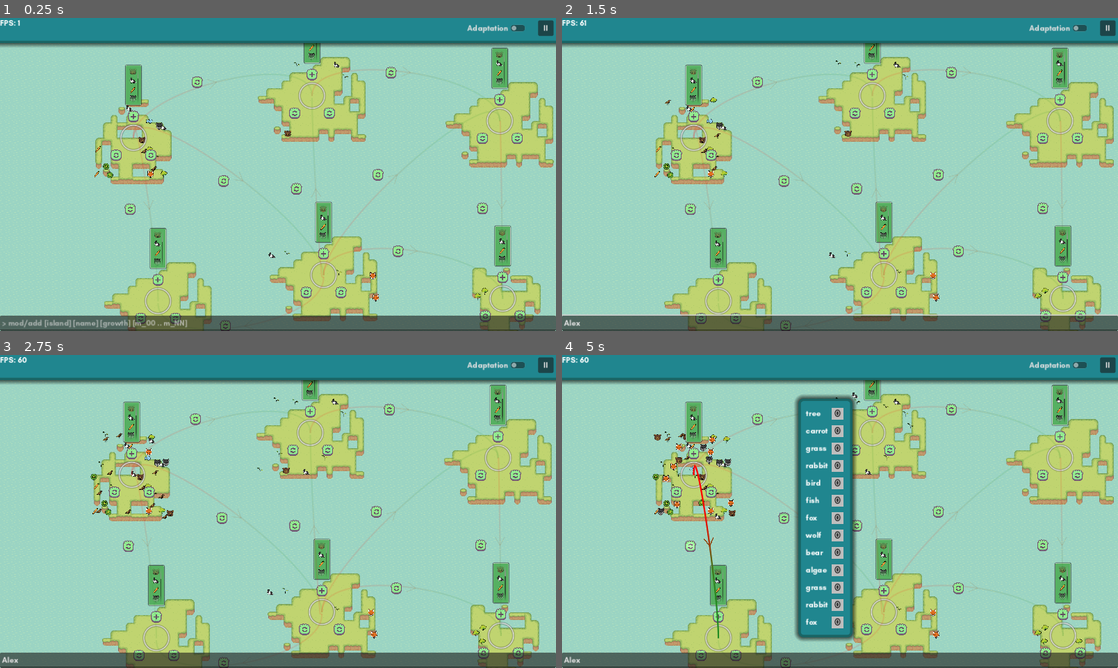
Above: before the commit, frames 1-4 (two rows, left to right).
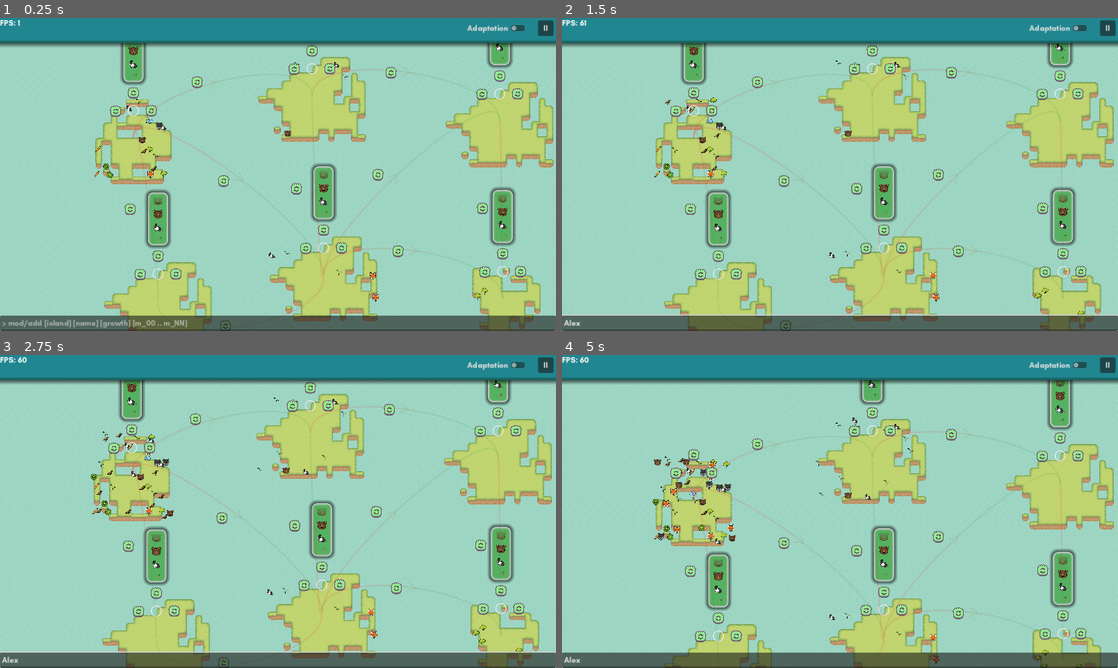
Above: after the commit, the same moments.

Repository: quimnuss/eco
Game: Godot game, scene res://scenes/world5.tscn
Two runs of this game, one before a commit and one after it. Both use one fixed random seed, a clock stepped at 60 frames per second and the inputs below.
Inputs (mouse positions are in pixels of both pictures, inside the frame that each line leads up to):
- Up to frame 1 (0.25 s): no input
- Up to frame 2 (1.5 s): click (840, 324) at 0.52 s; type "Alex" at 0.6 s; click (695, 36) at 1.27 s
- Up to frame 3 (2.75 s): click (116, 492) at 2.02 s
- Up to frame 4 (5 s): click (712, 492) at 2.77 s; click (695, 430) at 3.52 s; tap Enter at 4.25 s; drag from (784, 517) to (689, 545) at 4.27 s

The runs differ from the first frame. In frame 1, 6.9% of the frame differs, in the area x 19-95%, y 8-98%; in frame 2, 6.9%; in frame 3, 7.3%; in frame 4, 30%, in the area x 16-100%, y 8-100%.

Commit message:
fix: button plus controls wip

Diff:
--- a/actors/island.gd
+++ b/actors/island.gd
@@ -7,7 +7,6 @@
 @export var glv_sample : GLVSample
 @export var global_glv_sample : GLVSample = preload("res://data/3_sample_2_negative_growth.tres")
 
-@onready var highlight : Polygon2D = $Highlight
 @onready var tile_map = $TileMap
 @onready var collision_shape_2d = $Area2D/CollisionShape2D
 
@@ -109,15 +108,17 @@
         glv.add_species(species_name)
 
 func _on_area_2d_island_clicked():
-    if not pops.visible:
-        pops.visible = true
-        lifeform_spawner.modulate.a = 0.4
-    elif not species_grid.visible:
-        species_grid.visible = true
-    else:
-        pops.visible = false
-        species_grid.visible = false
-        lifeform_spawner.modulate.a = 1
+    pass
+    #$Control.visible = not $Control.visible
+    #if not pops.visible:
+        #pops.visible = true
+        #lifeform_spawner.modulate.a = 0.4
+    #elif not species_grid.visible:
+        #species_grid.visible = true
+    #else:
+        #pops.visible = false
+        #species_grid.visible = false
+        #lifeform_spawner.modulate.a = 1
 
 
 func _on_glv_densities_update(new_densities : Array[float]):
--- a/actors/island.tscn
+++ b/actors/island.tscn
@@ -7,16 +7,17 @@
 [ext_resource type="Script" path="res://scripts/highlighter.gd" id="5_hc6sn"]
 [ext_resource type="PackedScene" uid="uid://cxdx1cm2a7b4t" path="res://ui/species_grid.tscn" id="6_e82f1"]
 [ext_resource type="Script" path="res://actors/lifeform_spawner.gd" id="7_a8cui"]
-[ext_resource type="PackedScene" uid="uid://cesj64wqtgr6c" path="res://ui/button_2d.tscn" id="7_oa0sx"]
+[ext_resource type="Script" path="res://ui/island_control.gd" id="7_r1y20"]
 [ext_resource type="PackedScene" uid="uid://de6eq5x0khmdp" path="res://ui/species_scrollbox.tscn" id="8_nonig"]
 [ext_resource type="Texture2D" uid="uid://dch4bvus558qh" path="res://assets/icons/Grass-Buttons-return2.png" id="9_idtc0"]
+[ext_resource type="Texture2D" uid="uid://c6squx5ymrct6" path="res://assets/icons/Grass-Buttons-pressed-return2.png" id="9_nxwra"]
 
-[sub_resource type="Gradient" id="Gradient_trq5i"]
-offsets = PackedFloat32Array(0.507042, 0.584507, 0.647887)
-colors = PackedColorArray(0, 0, 0, 0, 1, 1, 1, 1, 0, 0, 0, 0)
+[sub_resource type="Gradient" id="Gradient_do1wx"]
+offsets = PackedFloat32Array(0.326134, 0.388769, 0.449244, 1)
+colors = PackedColorArray(1, 1, 1, 0, 1, 1, 1, 1, 0.560784, 0.560784, 0.560784, 0, 0, 0, 0, 0)
 
-[sub_resource type="GradientTexture2D" id="GradientTexture2D_k4nnm"]
-gradient = SubResource("Gradient_trq5i")
+[sub_resource type="GradientTexture2D" id="GradientTexture2D_cm6o2"]
+gradient = SubResource("Gradient_do1wx")
 fill = 1
 fill_from = Vector2(0.5, 0.5)
 metadata/_snap_enabled = true
@@ -60,44 +61,85 @@
 offset_bottom = -91.0
 grow_vertical = 0
 
-[node name="Highlight" type="Polygon2D" parent="."]
-texture = SubResource("GradientTexture2D_k4nnm")
-texture_offset = Vector2(32, 32)
-polygon = PackedVector2Array(-122, -114, 146, -113, 147, 118, -122, 116, -122, -63.8913)
-
-[node name="Button2D" parent="Highlight" instance=ExtResource("7_oa0sx")]
-position = Vector2(0, -44)
-button_type = 1
-
-[node name="SpeciesScrollbox" parent="Highlight/Button2D" instance=ExtResource("8_nonig")]
+[node name="SpeciesScrollbox" parent="." instance=ExtResource("8_nonig")]
 anchors_preset = 7
 anchor_left = 0.5
 anchor_top = 1.0
 anchor_right = 0.5
 anchor_bottom = 1.0
-offset_left = -50.0
-offset_top = -420.0
-offset_right = 50.0
-offset_bottom = -100.0
-grow_horizontal = 2
+offset_left = -16.0
+offset_top = -220.0
+offset_right = 16.0
+offset_bottom = -120.0
 grow_vertical = 0
 size_flags_vertical = 8
 
-[node name="TextureButton" type="TextureButton" parent="Highlight"]
-offset_left = -48.0
-offset_top = 24.0
-offset_right = -24.0
-offset_bottom = 48.0
+[node name="Control" type="Control" parent="."]
+layout_mode = 3
+anchors_preset = 8
+anchor_left = 0.5
+anchor_top = 0.5
+anchor_right = 0.5
+anchor_bottom = 0.5
+offset_left = -20.0
+offset_top = -112.0
+offset_right = 20.0
+offset_bottom = -72.0
+grow_horizontal = 2
+grow_vertical = 2
+script = ExtResource("7_r1y20")
+
+[node name="TextureRect" type="TextureRect" parent="Control"]
+layout_mode = 0
+offset_top = 36.0
+offset_right = 40.0
+offset_bottom = 76.0
+texture = SubResource("GradientTexture2D_cm6o2")
+expand_mode = 1
+
+[node name="Radial" type="Control" parent="Control"]
+layout_mode = 3
+anchors_preset = 0
+offset_left = 20.0
+offset_top = 56.0
+offset_right = 60.0
+offset_bottom = 96.0
+focus_mode = 2
+mouse_filter = 2
+
+[node name="TextureButton" type="TextureButton" parent="Control/Radial"]
+layout_mode = 0
+offset_left = -49.0
+offset_top = -11.0
+offset_right = -25.0
+offset_bottom = 13.0
+toggle_mode = true
 texture_normal = ExtResource("9_idtc0")
+texture_pressed = ExtResource("9_nxwra")
 ignore_texture_size = true
 stretch_mode = 0
 
-[node name="TextureButton2" type="TextureButton" parent="Highlight"]
-offset_left = 24.0
-offset_top = 24.0
-offset_right = 48.0
-offset_bottom = 48.0
+[node name="TextureButton2" type="TextureButton" parent="Control/Radial"]
+layout_mode = 0
+offset_left = 25.0
+offset_top = -12.0
+offset_right = 49.0
+offset_bottom = 12.0
+toggle_mode = true
 texture_normal = ExtResource("9_idtc0")
+texture_pressed = ExtResource("9_nxwra")
+ignore_texture_size = true
+stretch_mode = 0
+
+[node name="TextureButton3" type="TextureButton" parent="Control/Radial"]
+layout_mode = 0
+offset_left = -12.0
+offset_top = -49.0
+offset_right = 12.0
+offset_bottom = -25.0
+toggle_mode = true
+texture_normal = ExtResource("9_idtc0")
+texture_pressed = ExtResource("9_nxwra")
 ignore_texture_size = true
 stretch_mode = 0
 
@@ -114,5 +156,12 @@
 [connection signal="species_changed" from="GLV" to="SpeciesGrid" method="_on_glv_species_changed"]
 [connection signal="change_growth" from="SpeciesGrid" to="GLV" method="change_growth"]
 [connection signal="change_mutuality" from="SpeciesGrid" to="GLV" method="change_mutuality"]
-[connection signal="toggled" from="Highlight/Button2D" to="Highlight/Button2D/SpeciesScrollbox" method="_on_button_2d_toggled"]
+[connection signal="gui_input" from="Control" to="Control" method="_on_gui_input"]
+[connection signal="mouse_entered" from="Control" to="Control" method="_on_mouse_entered"]
+[connection signal="mouse_exited" from="Control" to="Control" method="_on_mouse_exited"]
+[connection signal="toggled" from="Control/Radial/TextureButton" to="Control" method="_on_texture_button_toggled"]
+[connection signal="toggled" from="Control/Radial/TextureButton2" to="Control" method="_on_texture_button_2_toggled"]
+[connection signal="toggled" from="Control/Radial/TextureButton3" to="Control" method="_on_texture_button_3_toggled"]
 [connection signal="island_clicked" from="Area2D" to="." method="_on_area_2d_island_clicked"]
+[connection signal="mouse_entered" from="Area2D" to="Control" method="_on_mouse_entered"]
+[connection signal="mouse_exited" from="Area2D" to="Control" method="_on_mouse_exited"]
--- a/scripts/highlighter.gd
+++ b/scripts/highlighter.gd
@@ -1,21 +1,13 @@
 extends Area2D
 
-@onready var highlight : Polygon2D = $"../Highlight"
-
 signal island_clicked
+@onready var control = $"../Control"
 
 func _ready():
-    mouse_entered.connect(_on_mouse_entered)
-    mouse_exited.connect(_on_mouse_exited)
+    pass
 
 func _input_event(viewport, event, _shape_idx):
     if event is InputEventMouseButton and event.button_index == MOUSE_BUTTON_LEFT:
-        if event.pressed and highlight.visible:
+        if event.pressed and control.is_hovered:
             island_clicked.emit()
-            viewport.set_input_as_handled()
-
-func _on_mouse_entered():
-    highlight.visible = true
-
-func _on_mouse_exited():
-    highlight.visible = false
+            #viewport.set_input_as_handled()
--- /dev/null
+++ b/ui/island_control.gd
@@ -0,0 +1,44 @@
+extends Control
+
+var is_hovered := false
+var is_selected := false
+
+func _ready():
+    add_to_group('island_selectors')
+
+func _on_mouse_entered():
+    is_hovered = true
+    $TextureRect.visible = true
+
+
+func _on_mouse_exited():
+    is_hovered = false
+    if not is_selected:
+        $TextureRect.visible = false
+
+func deselect():
+    if not is_hovered:
+        is_selected = false
+        $Radial.visible = false
+        $TextureRect.visible = false
+
+func _on_texture_button_toggled(toggled_on):
+    $"../Pops".visible = toggled_on
+
+
+func _on_texture_button_2_toggled(toggled_on):
+    $"../SpeciesGrid".visible = toggled_on
+
+
+func _on_gui_input(event):
+    if event is InputEventMouseButton and event.is_pressed():
+        if event.button_index == MOUSE_BUTTON_LEFT:
+            is_selected = not is_selected
+            $Radial.visible = is_selected
+            get_tree().call_group('island_selectors', 'deselect')
+
+
+
+
+func _on_texture_button_3_toggled(toggled_on):
+    $"../SpeciesScrollbox".visible = toggled_on
--- a/ui/scrollbox_stylebox.tres
+++ b/ui/scrollbox_stylebox.tres
@@ -1,10 +1,10 @@
 [gd_resource type="StyleBoxFlat" format=3 uid="uid://dshhldwlwy602"]
 
 [resource]
-content_margin_left = 10.0
-content_margin_top = 10.0
-content_margin_right = 10.0
-content_margin_bottom = 10.0
+content_margin_left = 0.0
+content_margin_top = 0.0
+content_margin_right = 0.0
+content_margin_bottom = 0.0
 bg_color = Color(0.337255, 0.690196, 0.380392, 1)
 border_width_left = 5
 border_width_top = 5
--- a/ui/species_scrollbox.tscn
+++ b/ui/species_scrollbox.tscn
@@ -1,7 +1,8 @@
-[gd_scene load_steps=5 format=3 uid="uid://de6eq5x0khmdp"]
+[gd_scene load_steps=6 format=3 uid="uid://de6eq5x0khmdp"]
 
 [ext_resource type="Script" path="res://ui/species_scrollbox.gd" id="1_1jior"]
 [ext_resource type="StyleBox" uid="uid://dshhldwlwy602" path="res://ui/scrollbox_stylebox.tres" id="1_o0tk3"]
+[ext_resource type="Script" path="res://ui/species_texture_button.gd" id="3_uc0q0"]
 
 [sub_resource type="Gradient" id="Gradient_xf4kk"]
 offsets = PackedFloat32Array(0, 0.213823, 0.740821, 1)
@@ -9,37 +10,35 @@
 
 [sub_resource type="GradientTexture2D" id="GradientTexture2D_mk7p7"]
 gradient = SubResource("Gradient_xf4kk")
-width = 100
-height = 300
 fill_from = Vector2(0.5, 1)
 fill_to = Vector2(0.5, 0)
 metadata/_snap_enabled = true
 
 [node name="PanelContainer" type="PanelContainer"]
-offset_left = 10.0
-offset_top = 10.0
-offset_right = 10.0
-offset_bottom = 10.0
+custom_minimum_size = Vector2(32, 100)
+offset_right = 32.0
+offset_bottom = 100.0
+size_flags_horizontal = 4
+size_flags_vertical = 4
 theme_override_styles/panel = ExtResource("1_o0tk3")
 script = ExtResource("1_1jior")
 
 [node name="TextureRect" type="TextureRect" parent="."]
 clip_children = 1
-custom_minimum_size = Vector2(80, 300)
+custom_minimum_size = Vector2(32, 100)
 layout_mode = 2
-size_flags_horizontal = 3
 size_flags_vertical = 3
 texture = SubResource("GradientTexture2D_mk7p7")
+expand_mode = 1
 
 [node name="SpeciesScrollbox" type="ScrollContainer" parent="TextureRect"]
-custom_minimum_size = Vector2(80, 300)
+clip_contents = false
+custom_minimum_size = Vector2(32, 100)
 layout_mode = 1
-anchors_preset = 13
-anchor_left = 0.5
-anchor_right = 0.5
+anchors_preset = 15
+anchor_right = 1.0
 anchor_bottom = 1.0
-offset_left = -40.0
-offset_right = 40.0
+offset_right = 16.0
 grow_horizontal = 2
 grow_vertical = 2
 follow_focus = true
@@ -47,4 +46,13 @@
 
 [node name="VBoxContainer" type="VBoxContainer" parent="TextureRect/SpeciesScrollbox"]
 unique_name_in_owner = true
+custom_minimum_size = Vector2(32, 100)
 layout_mode = 2
+size_flags_vertical = 3
+
+[node name="SpeciesTextureButton" type="TextureButton" parent="TextureRect/SpeciesScrollbox/VBoxContainer"]
+custom_minimum_size = Vector2(20, 20)
+layout_mode = 2
+ignore_texture_size = true
+stretch_mode = 4
+script = ExtResource("3_uc0q0")
--- a/ui/species_texture_button.gd
+++ b/ui/species_texture_button.gd
@@ -9,6 +9,9 @@
 func _ready():
     self.texture_normal = AtlasTexture.new()
     self.texture_normal.atlas = load("res://assets/animals_nature.png")
+    self.ignore_texture_size = true
+    self.stretch_mode = TextureButton.STRETCH_KEEP_ASPECT_CENTERED
+    self.custom_minimum_size = Vector2(24,24)
 
     var frame : int = Species.species_frame[species_enum]
     var atlas_coords = Vector2i(frame % texture_num_h_frames, int(frame/texture_num_h_frames))
Not shown: 1 places in actors/island.tscn that only renumber resources
Not shown, changed: addons/panku_console/common/lynx_window2/lynx_window_2.gd
